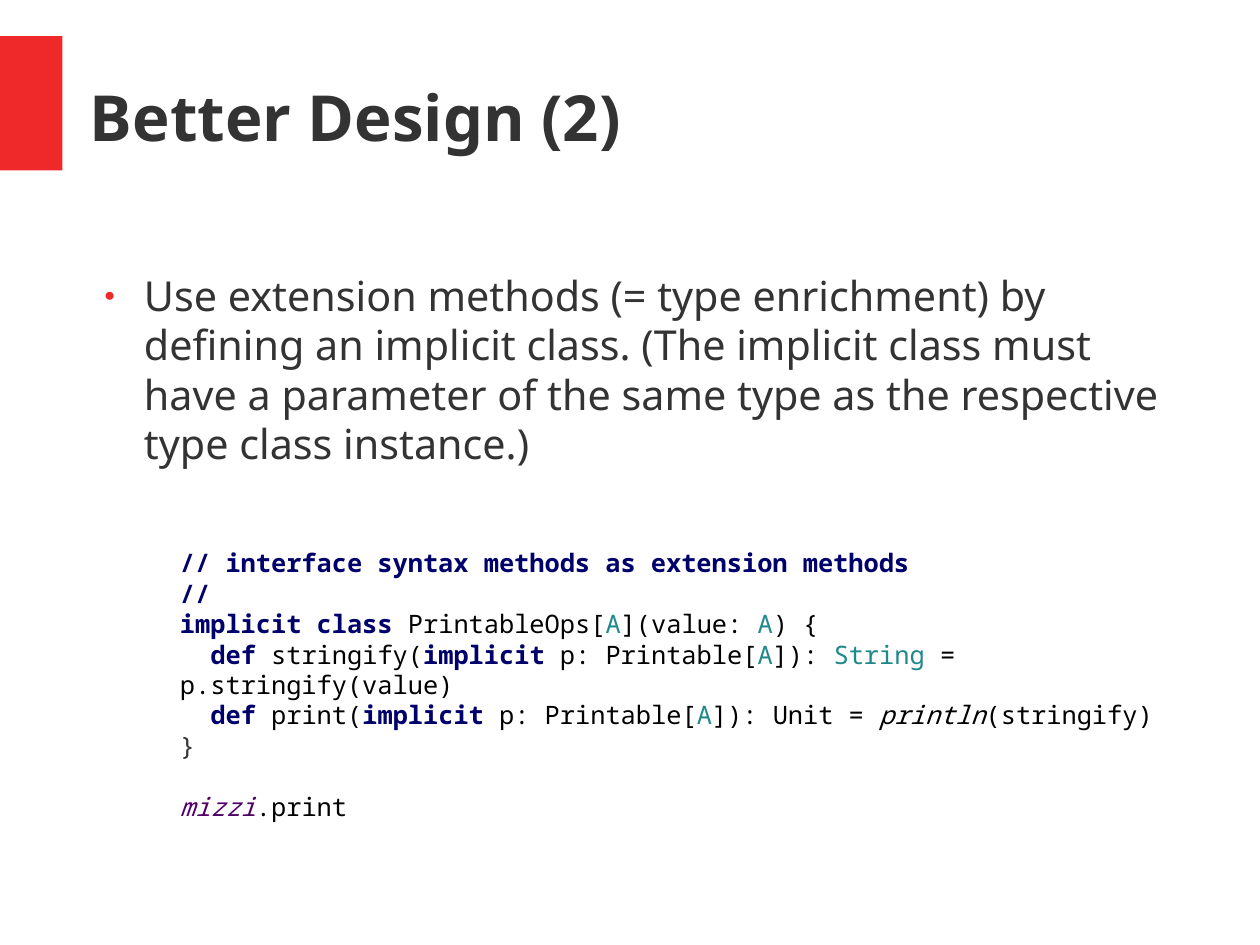
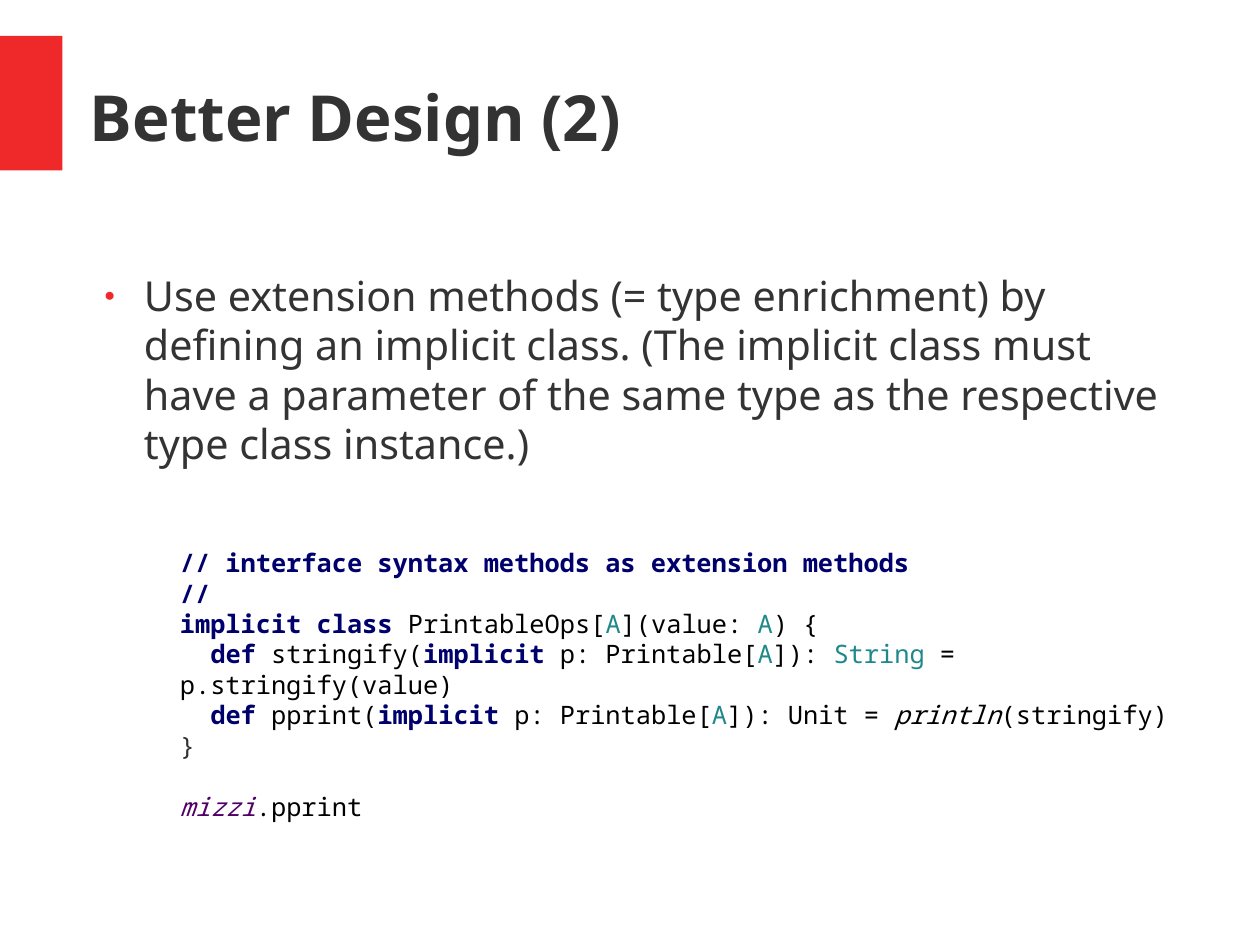
Before and after one commit to hermannhueck/typeclasses, a slide deck: slide 19 of Slides/TypeClasses.pptx. Drawn at 1260x945 pixels with LibreOffice and Linux fonts; fonts in the diff are those of the drawing. Boxes give left, top, right and bottom in pixels: in the first picture for what was removed or moved away, otherwise in the second. Text is boxed around its words. In the diff, an @@ line names an element or a change of style, - is before the commit and + after.

```diff
--- a/Slides/TypeClasses.pptx
+++ b/Slides/TypeClasses.pptx
@@ text at (210, 704, 1168, 731): text changed @@
-def print(implicit p: Printable[A]): Unit = println(stringify)
+def pprint(implicit p: Printable[A]): Unit = println(stringify)
@@ text at (180, 796, 362, 822): text changed @@
-mizzi.print
+mizzi.pprint
```
Also in this commit, not shown: 10 other slides changed, 1 other file.
